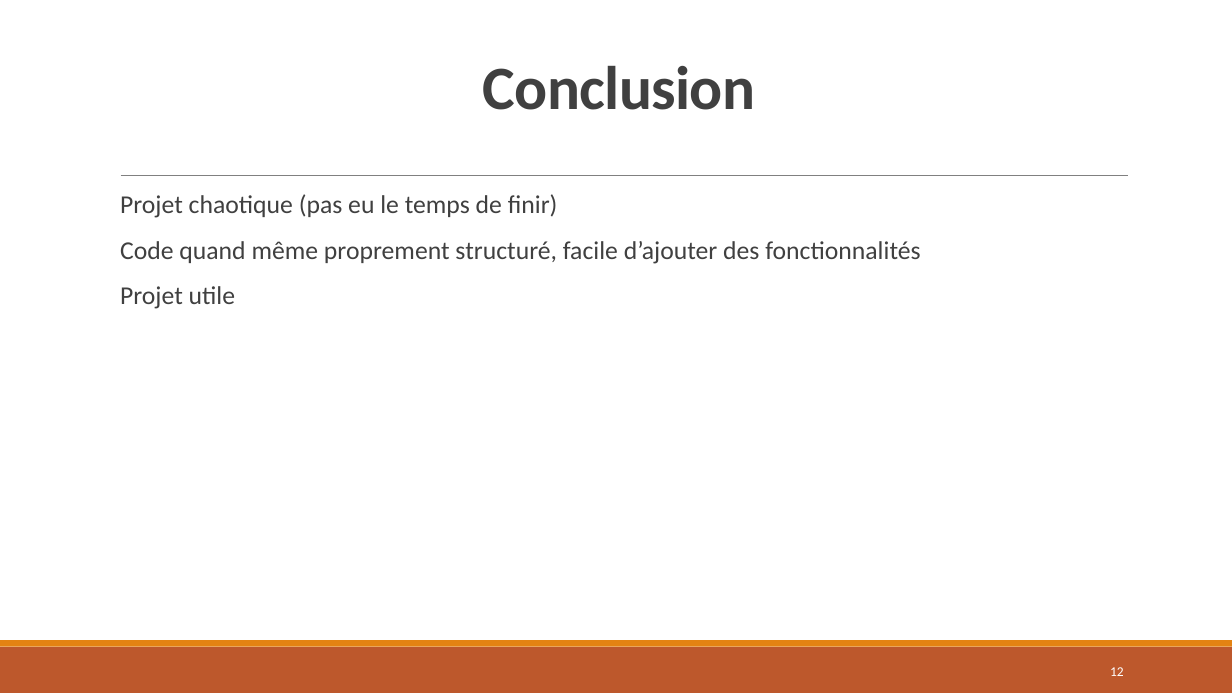
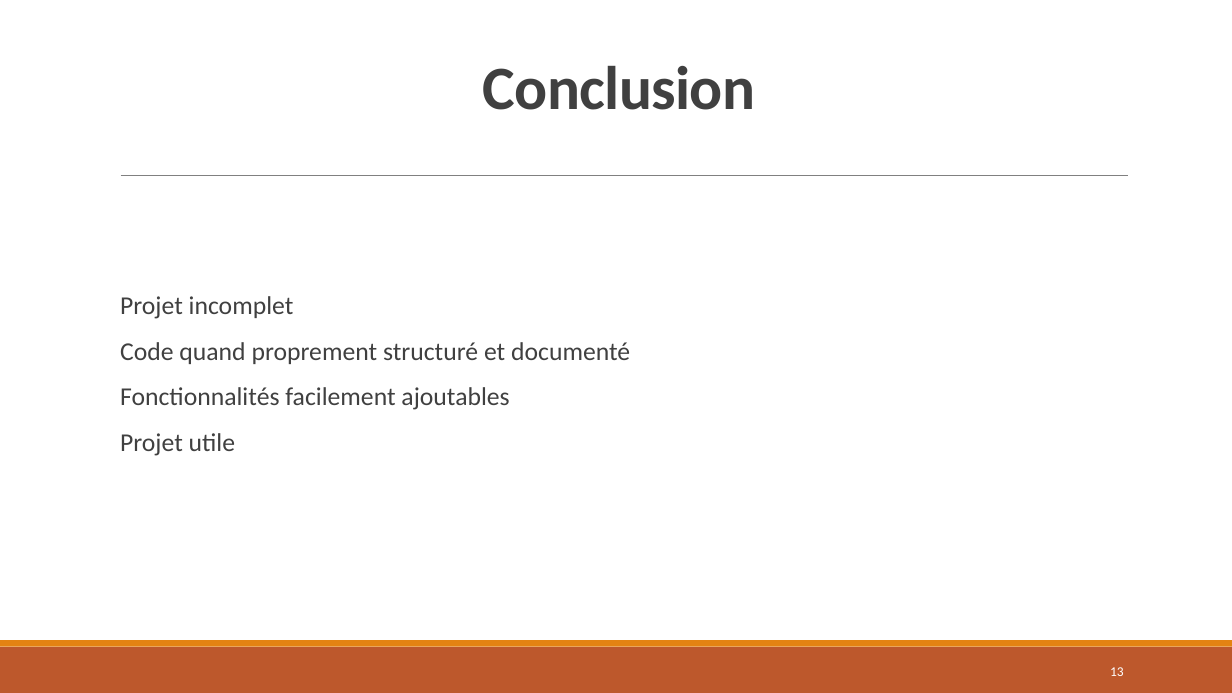
Before and after one commit to Skabran/Casse-Brique-Projet, a slide deck: slide 13 of Presentation_casse_brique.pptx (slide 12 before the commit). Drawn at 1232x693 pixels with LibreOffice and Linux fonts; fonts in the diff are those of the drawing. Boxes give left, top, right and bottom in pixels: in the first picture for what was removed or moved away, otherwise in the second. Text is boxed around its words. In the diff, an @@ line names an element or a change of style, - is before the commit and + after.

```diff
--- a/Presentation_casse_brique.pptx
+++ b/Presentation_casse_brique.pptx
@@ text "Projet incomplet" at <box>120,296,630,456</box>: vertical alignment top to middle @@
@@ text at <box>120,296,630,410</box>: text changed @@
-  Projet chaotique (pas eu le temps de finir)
-  Code quand même proprement structuré, facile d’ajouter des fonctionnalités
+  Projet incomplet
+  Code quand proprement structuré et documenté
+  Fonctionnalités facilement ajoutables
```
Also in this commit, not shown: 5 other slides changed, 1 slide added.
